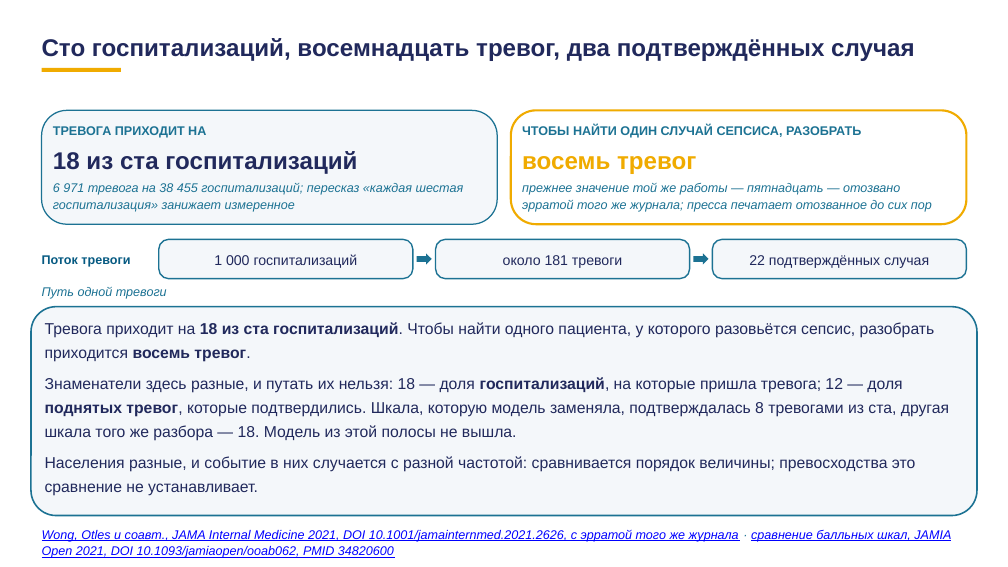
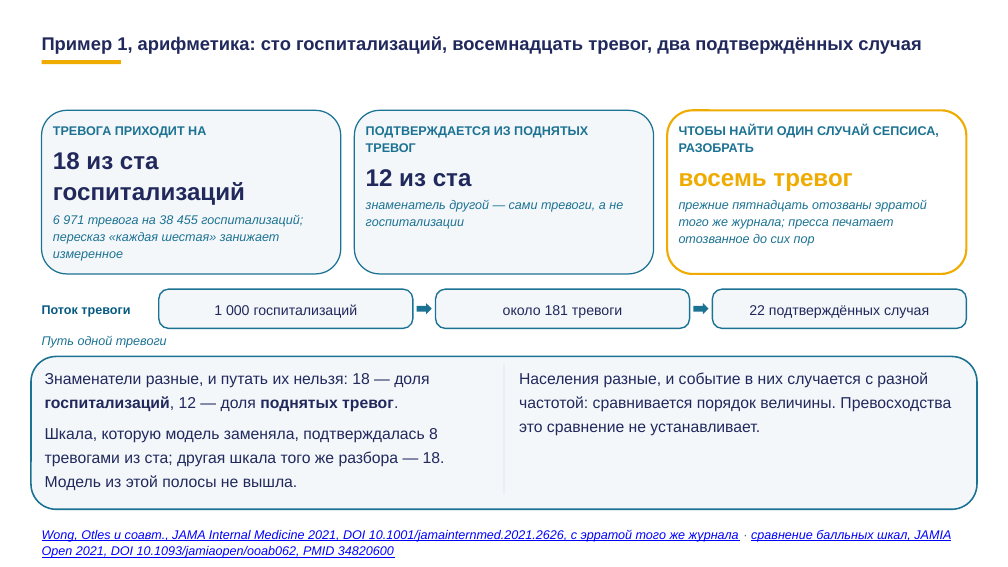
Before and after one commit to tellina-study/AI-usage-lessons, a slide deck: slide 52 of library/lectures/lec-07/rework/deck/lec-07-karkas.pptx (slide 49 before the commit). Drawn at 1008x567 pixels with LibreOffice and Linux fonts; fonts in the diff are those of the drawing. Boxes give left, top, right and bottom in pixels: in the first picture for what was removed or moved away, otherwise in the second. Text is boxed around its words. In the diff, an @@ line names an element or a change of style, - is before the commit and + after.

```diff
--- a/library/lectures/lec-07/rework/deck/lec-07-karkas.pptx
+++ b/library/lectures/lec-07/rework/deck/lec-07-karkas.pptx
@@ text at bbox=[42, 36, 921, 54]: text changed; size 23 to 17.5 pt @@
-Сто госпитализаций, восемнадцать тревог, два подтверждённых случая
+Пример 1, арифметика: сто госпитализаций, восемнадцать тревог, два подтверждённых случая
@@ rectangle: place and size @@
-rectangle at bbox=[42, 68, 121, 73]
+rectangle at bbox=[42, 60, 121, 64]
@@ rounded rectangle: place and size @@
-rounded rectangle at bbox=[42, 110, 498, 225]
+rounded rectangle at bbox=[42, 110, 341, 274]
@@ rounded rectangle added at bbox=[355, 110, 654, 274], fill #F4F7FA, outline #1C7293 1.2 pt @@
@@ proportions changed in 3 elements at bbox=[31, 356, 977, 509], bbox=[42, 110, 341, 274], bbox=[668, 110, 967, 274] @@
@@ rounded rectangle: place and size @@
-rounded rectangle at bbox=[511, 110, 967, 225]
+rounded rectangle at bbox=[668, 110, 967, 274]
@@ text "18 из ста госпитализаций" rewrapped from bbox=[53, 151, 357, 174] to bbox=[53, 152, 245, 205] @@
@@ text added at bbox=[366, 126, 588, 152], 12 pt, text #1C7293, bold @@
+ПОДТВЕРЖДАЕТСЯ ИЗ ПОДНЯТЫХ ТРЕВОГ
@@ text "ЧТОБЫ НАЙТИ ОДИН СЛУЧАЙ СЕПСИСА, ..." rewrapped from bbox=[522, 125, 861, 138] to bbox=[679, 125, 939, 152] @@
@@ text added at bbox=[366, 169, 472, 187], 23 pt, text #21295C, bold @@
+12 из ста
@@ text "восемь тревог": place and size @@
-text "восемь тревог" at bbox=[522, 156, 696, 174]
+text "восемь тревог" at bbox=[679, 173, 852, 191]
@@ text added at bbox=[366, 200, 623, 229], 12 pt, text #1C7293, italic @@
+знаменатель другой — сами тревоги, а не госпитализации
@@ text at bbox=[679, 200, 927, 246]: text changed @@
-прежнее значение той же работы — пятнадцать — отозвано эрратой того же журнала; пресса печатает отозванное до сих пор
+прежние пятнадцать отозваны эрратой того же журнала; пресса печатает отозванное до сих пор
@@ text at bbox=[53, 215, 303, 261]: text changed @@
-6 971 тревога на 38 455 госпитализаций; пересказ «каждая шестая госпитализация» занижает измеренное
+6 971 тревога на 38 455 госпитализаций; пересказ «каждая шестая» занижает измеренное
@@ 5 texts, 3 rounded rectangles, 2 right arrows: place and size @@
-5 texts, 3 rounded rectangles, 2 right arrows at bbox=[42, 240, 966, 299]
+5 texts, 3 rounded rectangles, 2 right arrows at bbox=[42, 289, 966, 348]
@@ rounded rectangle: place and size @@
-rounded rectangle at bbox=[31, 307, 977, 516]
+rounded rectangle at bbox=[31, 356, 977, 509]
@@ text at bbox=[45, 373, 445, 490]: text changed @@
-Тревога приходит на 18 из ста госпитализаций. Чтобы найти одного пациента, у которого разовьётся сепсис, разобрать приходится восемь тревог.
-Знаменатели здесь разные, и путать их нельзя: 18 — доля госпитализаций, на которые пришла тревога; 12 — доля поднятых тревог, которые подтвердились. Шкала, которую модель заменяла, подтверждалась 8 тревогами из ста, другая шкала того же разбора — 18. Модель из этой полосы не вышла.
-Населения разные, и событие в них случается с разной частотой: сравнивается порядок величины; превосходства это сравнение не устанавливает.
+Знаменатели разные, и путать их нельзя: 18 — доля госпитализаций, 12 — доля поднятых тревог.
+Шкала, которую модель заменяла, подтверждалась 8 тревогами из ста; другая шкала того же разбора — 18. Модель из этой полосы не вышла.
@@ rectangle added at bbox=[504, 364, 504, 494], fill #D9E2EC @@
@@ text added at bbox=[519, 372, 951, 436], 15 pt, text #21295C @@
+Населения разные, и событие в них случается с разной частотой: сравнивается порядок величины. Превосходства это сравнение не устанавливает.
```
Also in this commit, not shown: 78 other slides changed, 10 slides added, 3 slides removed, 1 other file.
